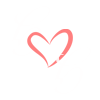
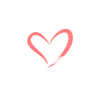
The second (100, 100) image is a revision of the first. Changes to its layers:
renamed "H" to "T", painted on it over [47, 54, 65, 68]
